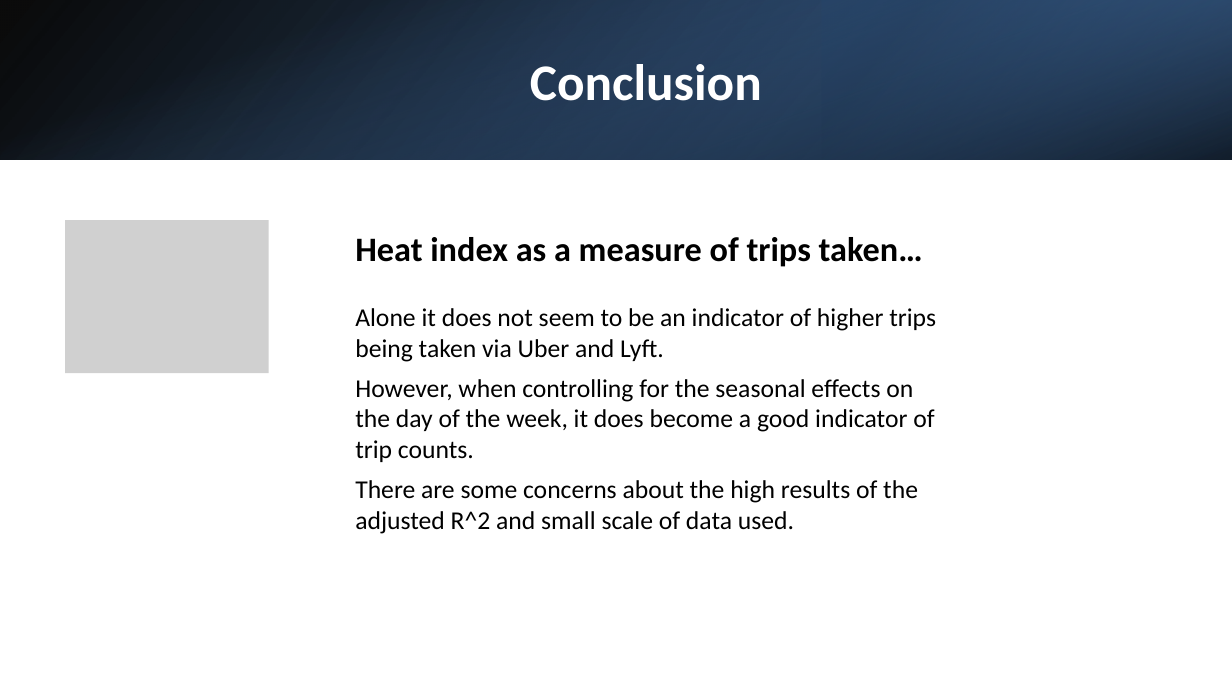
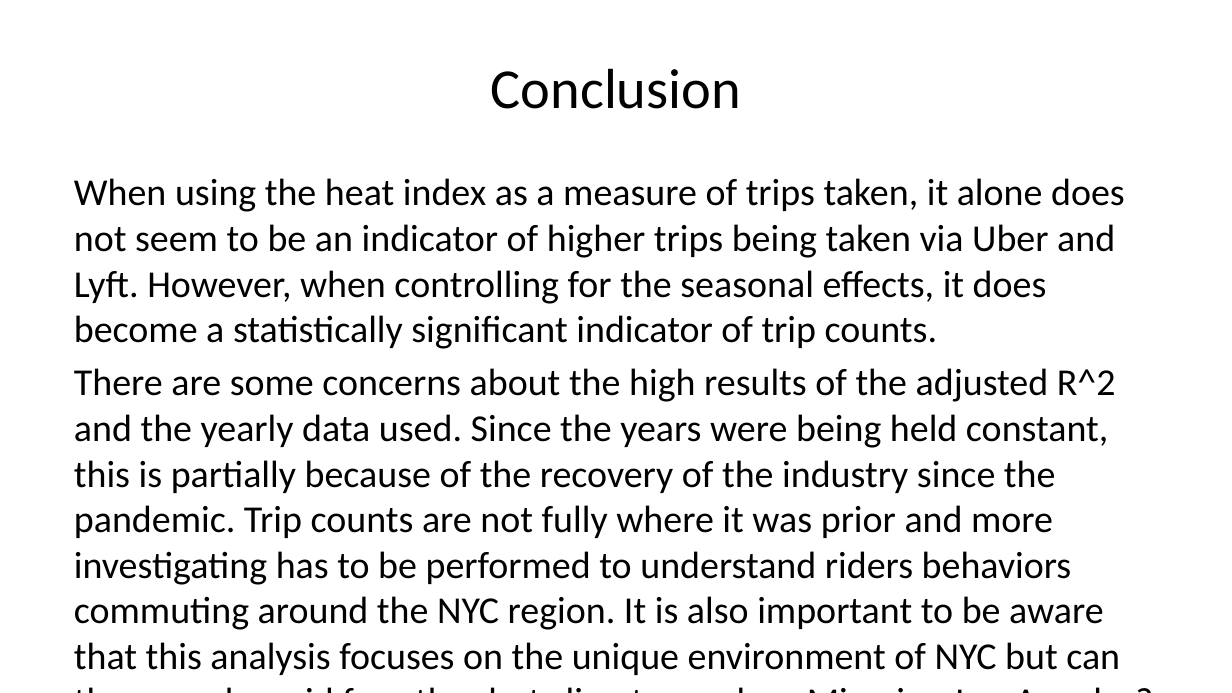
Before and after one commit to hellojohncruz/tlc_trips_weather, a slide deck: slide 23 of ridership.pptx (slide 21 before the commit). Drawn at 1232x693 pixels with LibreOffice and Linux fonts; fonts in the diff are those of the drawing; grey boxes stand for pictures. Boxes give left, top, right and bottom in pixels: in the first picture for what was removed or moved away, otherwise in the second. Text is boxed around its words. In the diff, an @@ line names an element or a change of style, - is before the commit and + after.

```diff
--- a/ridership.pptx
+++ b/ridership.pptx
@@ rectangle removed at (0, 0, 1232, 159) @@
@@ rectangle removed at (0, 1, 1231, 160) @@
@@ title "Conclusion": place and size @@
-title "Conclusion" at (530, 64, 762, 101)
+title "Conclusion" at (491, 68, 741, 109)
@@ title "Conclusion" at (491, 68, 741, 109): size 30 to 33 pt, text colour #FFFFFF to #000000, bold off @@
@@ rectangle removed at (822, 0, 1232, 159) @@
@@ text added at (74, 178, 1125, 675), 22.2 pt, text #000000 @@
+When using the heat index as a measure of trips taken, it alone does not seem to be an indicator of higher trips being taken via Uber and Lyft. However, when controlling for the seasonal effects, it does become a statistically significant indicator of trip counts.
+There are some concerns about the high results of the adjusted R^2 and the yearly data used. Since the years were being held constant, this is partially because of the recovery of the industry since the pandemic. Trip counts are not fully where it was prior and more investigating has to be performed to understand riders behaviors commuting around the NYC region. It is also important to be aware that this analysis focuses on the unique environment of NYC but can the same be said for other hot climates such as Miami or Los Angeles?
@@ picture removed at (65, 221, 269, 373) @@
@@ text removed at (355, 237, 923, 267) @@
-Heat index as a measure of trips taken…
@@ text removed at (355, 308, 936, 534) @@
-Alone it does not seem to be an indicator of higher trips being taken via Uber and Lyft.
-However, when controlling for the seasonal effects on the day of the week, it does become a good indicator of trip counts.
-There are some concerns about the high results of the adjusted R^2 and small scale of data used.
```
Also in this commit, not shown: 18 other slides changed, 4 slides added, 3 slides removed, 5 other files.
